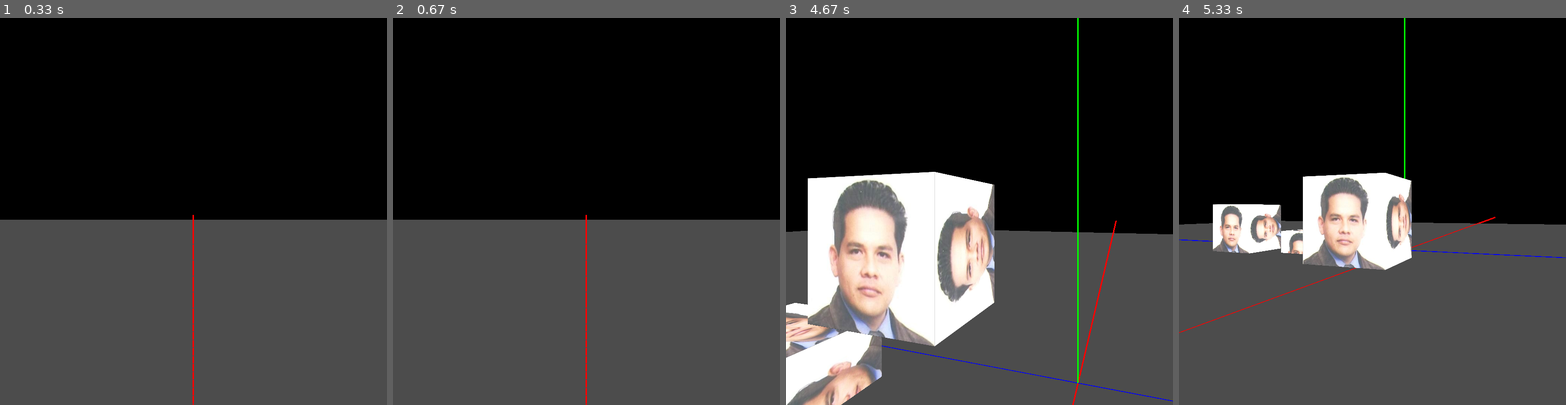
Above: before the commit, frames 1-4 (left to right).
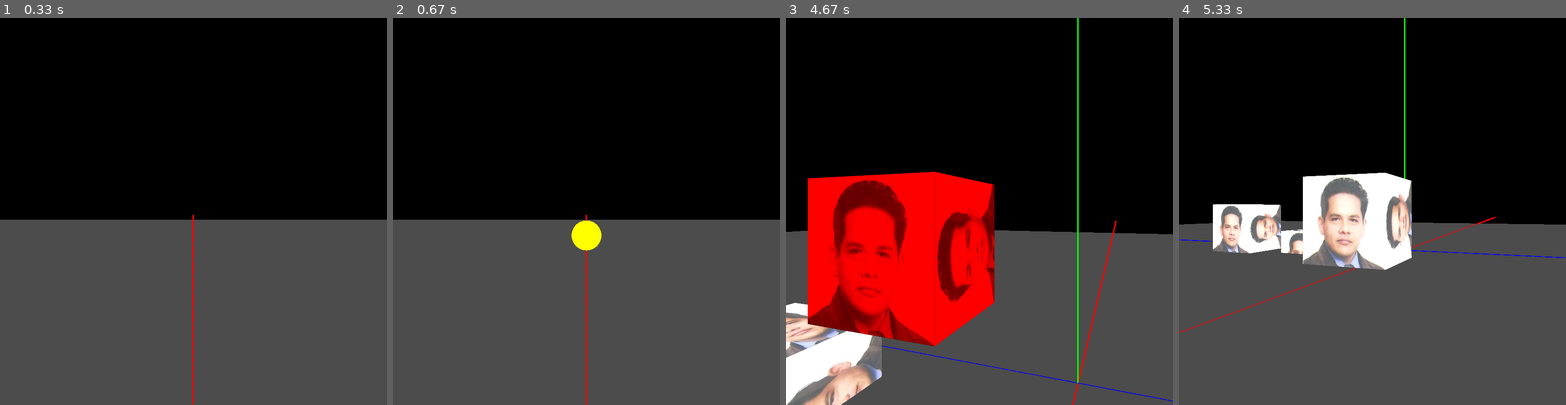
Above: after the commit, the same moments.

Repository: YaheDex/pygames
Game: pygame game, started from Ejemplo8_observadorFPV_v2/PlanoCubos.py
Same seed, same stepped clock (60 frames per second), same inputs: the game is played once before the commit and once after it.
Inputs (mouse positions are in pixels of both pictures, inside the frame that each line leads up to):
- Up to frame 1 (0.33 s): no input
- Up to frame 2 (0.67 s): click (586, 211) at 0.38 s
- Up to frame 3 (4.67 s): hold D 0.67-1.13 s; tap Space at 0.73, 1.03, 1.23, 1.57, 1.87, 2.07, 2.37, 2.63, 2.97, 3.27, 3.4, 3.8, 4.1 s; hold W 1.17-1.47 s; hold D 1.5-1.97 s; hold A 2-2.53 s; hold S 2.57-2.87 s; hold A 2.9-3.3 s; hold W 3.33-3.7 s; hold D 3.73-4.37 s; click (1122, 346) at 4.45 s
- Up to frame 4 (5.33 s): hold S 4.73-5.1 s; tap Space at 4.8, 5.2 s; hold S from 5.13 s (still down)

Frame 1 is identical in both runs. In frame 2, 0.5% of the frame differs, in the area x 46-54%, y 52-61%; in frame 3, 19%, in the area x 5-54%, y 39-85%; in frame 4, less than 0.1%.

Commit message:
sistema d disparo y detección de dan lol

Diff:
--- a/Ejemplo8_observadorFPV_v2/Cubo.py
+++ b/Ejemplo8_observadorFPV_v2/Cubo.py
@@ -37,7 +37,8 @@
         self.Direction[2] *= vel
         self.height = height
 
-    def drawFace(self, x1, y1, z1, x2, y2, z2, x3, y3, z3, x4, y4, z4):
+    def drawFace(self, x1, y1, z1, x2, y2, z2, x3, y3, z3, x4, y4, z4, color):
+        glColor3f(color[0],color[1],color[2])
         glBegin(GL_QUADS)
         glTexCoord2f(0.0, 0.0)
         glVertex3f(x1, y1, z1)
@@ -49,7 +50,7 @@
         glVertex3f(x4, y4, z4)
         glEnd()
 
-    def drawCube(self, texture, id):
+    def drawCube(self, texture, id, color):
         glPushMatrix()
         glTranslatef(self.Position[0], self.Position[1], self.Position[2])
         glScaled(5,5,5)
@@ -58,19 +59,19 @@
         glEnable(GL_TEXTURE_2D)
         #up face
         glBindTexture(GL_TEXTURE_2D, texture[id])
-        self.drawFace(-1.0, 1.0, 1.0, -1.0, 1.0, -1.0, 1.0, 1.0, -1.0, 1.0, 1.0, 1.0)
+        self.drawFace(-1.0, 1.0, 1.0, -1.0, 1.0, -1.0, 1.0, 1.0, -1.0, 1.0, 1.0, 1.0, color)
         #front face
         glBindTexture(GL_TEXTURE_2D, texture[id])
-        self.drawFace(-1.0, 1.0, 1.0, -1.0, -1.0, 1.0, 1.0, -1.0, 1.0, 1.0, 1.0, 1.0)
+        self.drawFace(-1.0, 1.0, 1.0, -1.0, -1.0, 1.0, 1.0, -1.0, 1.0, 1.0, 1.0, 1.0, color)
         #right face
         glBindTexture(GL_TEXTURE_2D, texture[id])
-        self.drawFace(1.0, 1.0, 1.0, 1.0, -1.0, 1.0, 1.0, -1.0, -1.0, 1.0, 1.0, -1.0)
+        self.drawFace(1.0, 1.0, 1.0, 1.0, -1.0, 1.0, 1.0, -1.0, -1.0, 1.0, 1.0, -1.0, color)
         #back face
         glBindTexture(GL_TEXTURE_2D, texture[id])
-        self.drawFace(1.0, 1.0, -1.0, -1.0, 1.0, -1.0, -1.0, -1.0, -1.0, 1.0, -1.0, -1.0)
+        self.drawFace(1.0, 1.0, -1.0, -1.0, 1.0, -1.0, -1.0, -1.0, -1.0, 1.0, -1.0, -1.0, color)
         #left face
         glBindTexture(GL_TEXTURE_2D, texture[id])
-        self.drawFace(-1.0, 1.0, -1.0, -1.0, -1.0, -1.0, -1.0, -1.0, 1.0, -1.0, 1.0, 1.0)
+        self.drawFace(-1.0, 1.0, -1.0, -1.0, -1.0, -1.0, -1.0, -1.0, 1.0, -1.0, 1.0, 1.0, color)
         glDisable(GL_TEXTURE_2D)
         glPopMatrix()
 
--- a/Ejemplo8_observadorFPV_v2/PlanoCubos.py
+++ b/Ejemplo8_observadorFPV_v2/PlanoCubos.py
@@ -7,6 +7,7 @@
 sys.path.append('..')
 from Cubo import Cubo
 from Player import Player
+from bala import Bala
 
 filename1 = "danp.jpg"
 textures = []
@@ -38,12 +39,18 @@
 dansito = Cubo(DimBoard, 1.0, 11)
 jugador = Player()
 pygame.init()
+pygame.mixer.init()
 
 plataforma = Cubo(5, 0.0, 6)  # Ajusta los parámetros según sea necesario
 plataforma.Position = [10, 0, 20]  # Posición de la plataforma en el mundo
 plataforma2 = Cubo(5, 0.0, 11)  # Ajusta los parámetros según sea necesario
 plataforma2.Position = [20, 6, 30]  # Posición de la plataforma en el mundo
 listacubos = [plataforma, plataforma2]
+
+
+cooldown = 10
+global contar
+contar = False
 
 def Axis():
     glShadeModel(GL_FLAT)
@@ -94,6 +101,7 @@
     Texturas(filename1)
 
 def display():
+    global contar
     glClear(GL_COLOR_BUFFER_BIT | GL_DEPTH_BUFFER_BIT)
     Axis()
     glColor3f(0.3, 0.3, 0.3)
@@ -106,13 +114,32 @@
     jugador.update()
     jugador.checkCol(listacubos)
     for plataforma in listacubos:
-        plataforma.drawCube(textures,0)
-    dansito.drawCube(textures,0)
-    # for obj in cubos:
-    #     obj.drawCube(textures, 0)
+        plataforma.drawCube(textures, 0, [255, 255, 255])
+
+    if not contar:
+        dansito.drawCube(textures, 0, [255, 255, 255])
+    else:
+        dansito.drawCube(textures, 0, [255, 0, 0])
+
+
+    for obj in balas:
+        obj.drawBala()
+        obj.update()
+        if obj.checkCol(dansito):
+            print("le pegaste a dan")
+            contar = True
+            hit.play()
+            obj.vive = False
 
 done = False
 Init()
+global balas
+balas = []
+boom = pygame.mixer.Sound("Ejemplo8_observadorFPV_v2/disparo.mp3")
+hit = pygame.mixer.Sound("Ejemplo8_observadorFPV_v2/hitmarker.mp3")
+
+
+
 while not done:
     for event in pygame.event.get():
         if event.type == pygame.KEYDOWN:
@@ -120,16 +147,34 @@
                 done = True
         if event.type == pygame.QUIT:
             done = True
+        if event.type == pygame.MOUSEBUTTONDOWN:
+            if event.button == 1:
+                boom.play()
+                balas.append(Bala(1.2, jugador.Position, jugador.newDir))
+
+
+    # voy a hacer un for para verificar las balas q siguen vivas equisdé
+    for obj in balas:
+        if not obj.vive:
+            balas.remove(obj)
+
+    if contar:
+        cooldown -= 1
+
+    if not cooldown:
+        cooldown = 10
+        contar = False
+
     glLoadIdentity()
     verX = jugador.Position[0] + jugador.newDir[0]
     verZ = jugador.Position[2] + jugador.newDir[2]
     gluLookAt(jugador.Position[0], jugador.Position[1], jugador.Position[2], verX, jugador.Position[1], verZ, UP_X, UP_Y, UP_Z)
     dansito.chase_player(jugador.Position, 0.6)
-    if dansito.check_collision(jugador.Position):
-            print("¡Has perdido!")
-            done = True
-            break
-
+    if dansito:
+        if dansito.check_collision(jugador.Position):
+                print("¡Has perdido!")
+                done = True
+                break
 
     display()
     pygame.display.flip()
--- /dev/null
+++ b/Ejemplo8_observadorFPV_v2/bala.py
@@ -0,0 +1,53 @@
+import pygame
+from pygame.locals import *
+
+# Cargamos las bibliotecas de OpenGL
+from OpenGL.GL import *
+from OpenGL.GLU import *
+from OpenGL.GLUT import *
+
+import random
+import math
+import numpy as np
+sphere = gluNewQuadric()
+class Bala:
+
+    def __init__(self, vel, playerPos, playerDir):
+
+
+        self.Position = [playerPos[0]+playerDir[0], playerPos[1]-2, playerPos[2]+playerDir[2]]
+
+        self.Direction = [playerDir[0], 0, playerDir[2]]
+
+        self.vel = vel
+
+        self.vida = 150
+
+        self.vive = True
+
+
+
+    def drawBala(self):
+        glPushMatrix()
+        glTranslatef(self.Position[0], self.Position[1], self.Position[2])
+        glColor3f(255,255,0)
+        glScalef(0.25,0.25,0.25)
+        glRotatef(90,1,0,0)
+        gluSphere(sphere, 5.0, 32, 16)
+        glPopMatrix()
+
+    def update(self):
+        newPos = [0,0,0]
+        for i in range(len(self.Position)):
+            newPos[i] = (self.Position[i] + self.Direction[i])
+        newPos[1] = self.Position[1]
+        self.Position = newPos
+
+        self.vida -= 1
+
+        if self.vida <= 0:
+            self.vive = False
+
+
+    def checkCol(self, dan):
+        return math.sqrt((self.Position[0] - dan.Position[0])**2 + (self.Position[2] - dan.Position[2])**2) < 10.0
Not shown, added: Ejemplo8_observadorFPV_v2/disparo.mp3
Not shown, added: Ejemplo8_observadorFPV_v2/hitmarker.mp3
